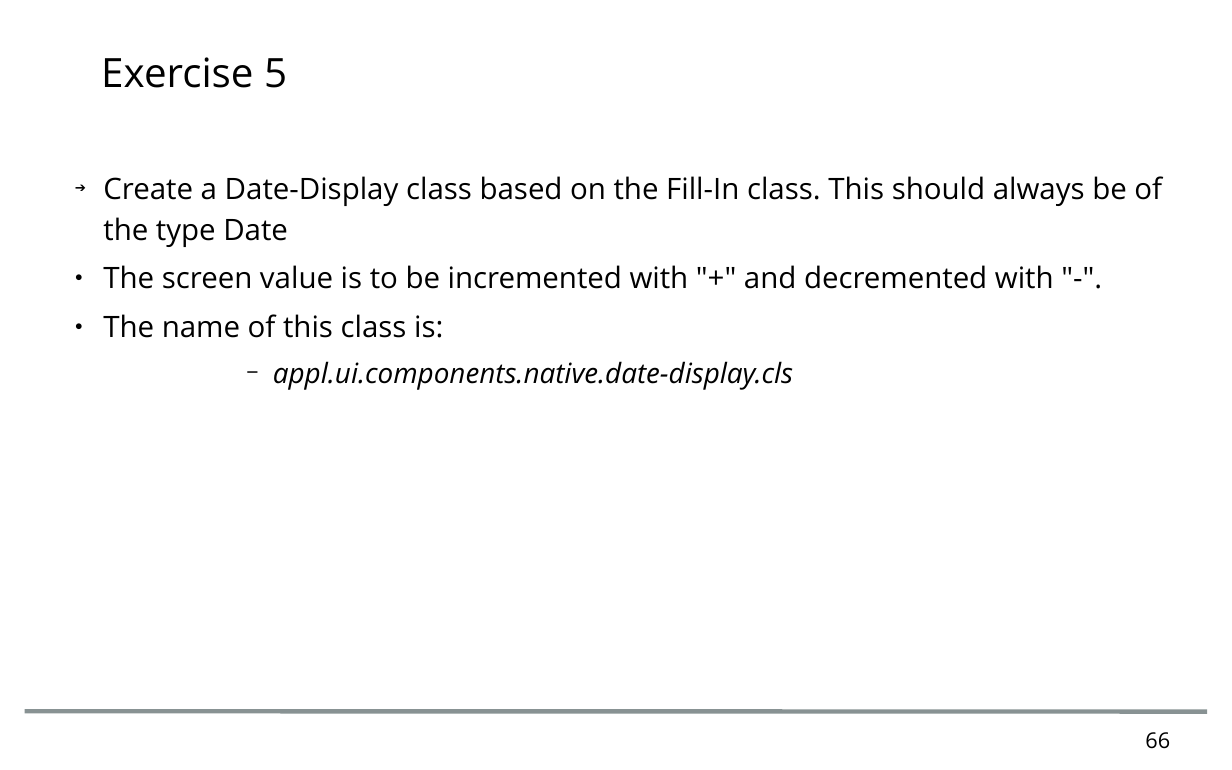
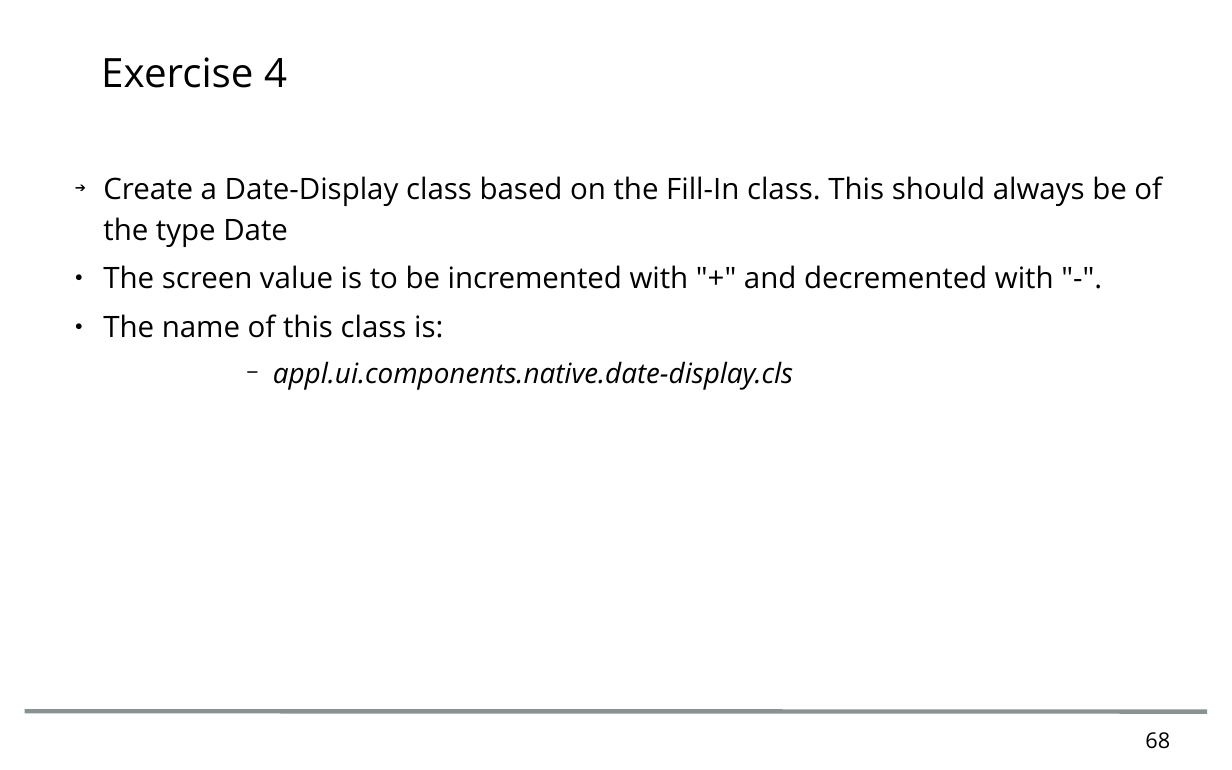
Before and after one commit to nik00iap/openedgeExcercises, a slide deck: slide 68 of doc/OOABLWorkshop.odp (slide 66 before the commit). Drawn at 1232x770 pixels with LibreOffice and Linux fonts; fonts in the diff are those of the drawing; background and template pictures are left out. Boxes give left, top, right and bottom in pixels: in the first picture for what was removed or moved away, otherwise in the second. Text is boxed around its words. In the diff, an @@ line names an element or a change of style, - is before the commit and + after.

```diff
--- a/doc/OOABLWorkshop.odp
+++ b/doc/OOABLWorkshop.odp
@@ title at <box>101,57,287,88</box>: text changed @@
-Exercise 5
+Exercise 4
@@ page number at <box>1145,732,1170,749</box>: text changed @@
-66
+68
```
Also in this commit, not shown: 6 other slides changed, 8 other files.
